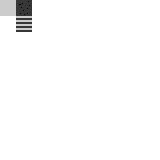
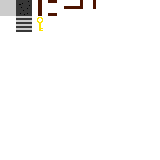
Revision of a layered 160x160 image; what changed, layer by layer:
painted on "Background" over [left=37, top=0, right=96, bottom=31]
